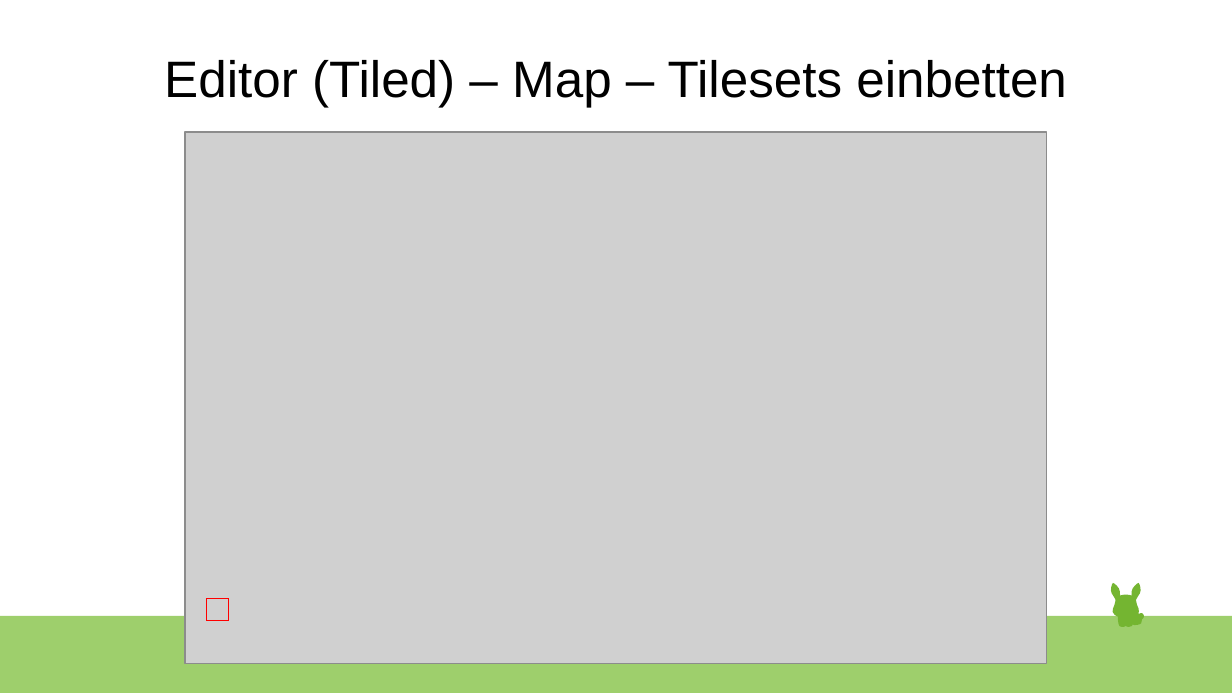
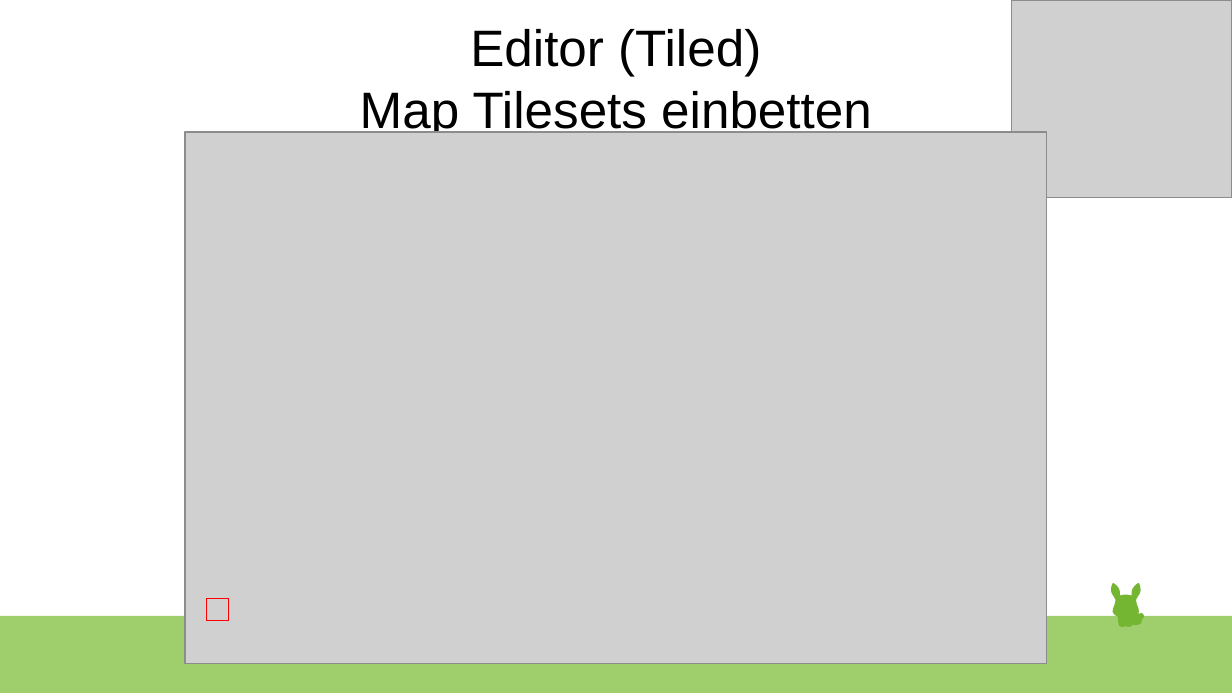
Before and after one commit to c3e/Workadventure, a slide deck: slide 12 of WorkAdventure.odp. Drawn at 1232x693 pixels with LibreOffice and Linux fonts; fonts in the diff are those of the drawing; grey boxes stand for pictures. Boxes give left, top, right and bottom in pixels: in the first picture for what was removed or moved away, otherwise in the second. Text is boxed around its words. In the diff, an @@ line names an element or a change of style, - is before the commit and + after.

```diff
--- a/WorkAdventure.odp
+++ b/WorkAdventure.odp
@@ title at bbox=[360, 29, 872, 138]: text changed @@
-Editor (Tiled) – Map – Tilesets einbetten
+Editor (Tiled)
+Map Tilesets einbetten
@@ picture added at bbox=[1013, 0, 1232, 198] @@
```
Also in this commit, not shown: 15 other slides changed, 1 slide added, 1 slide removed.
